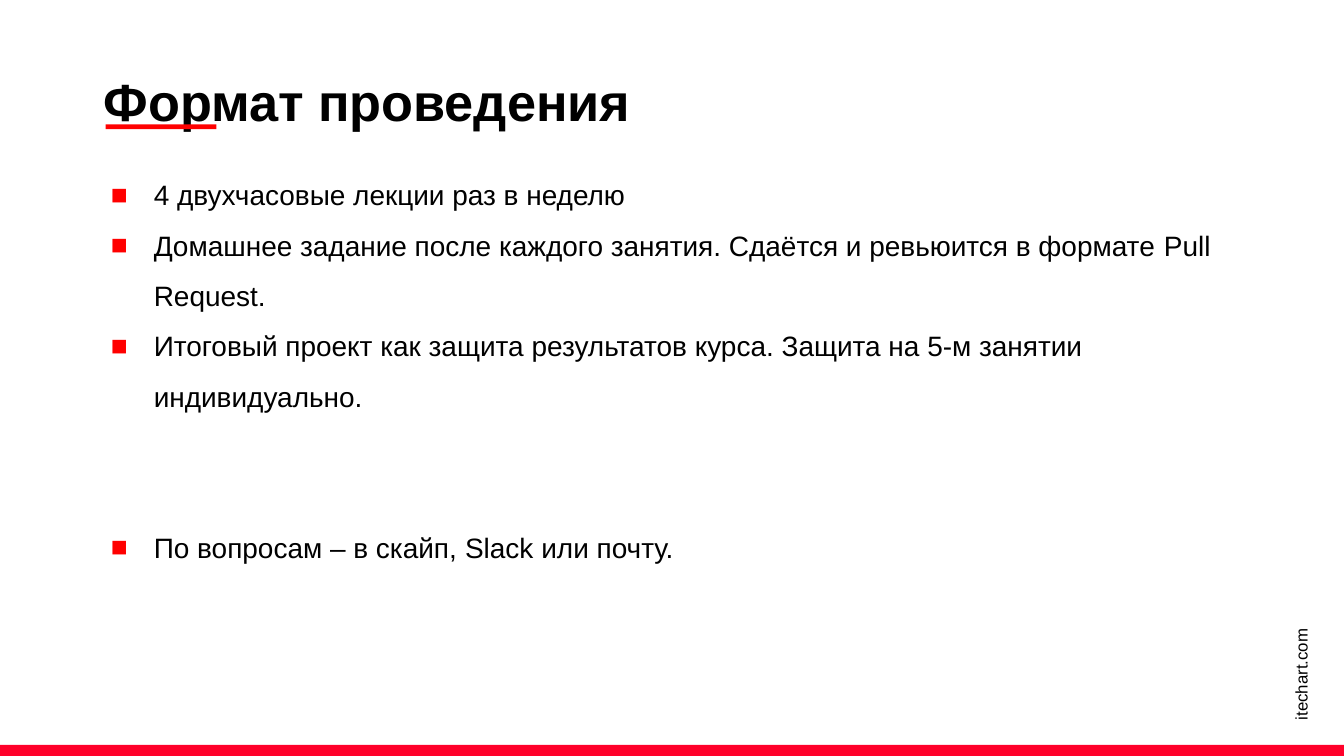
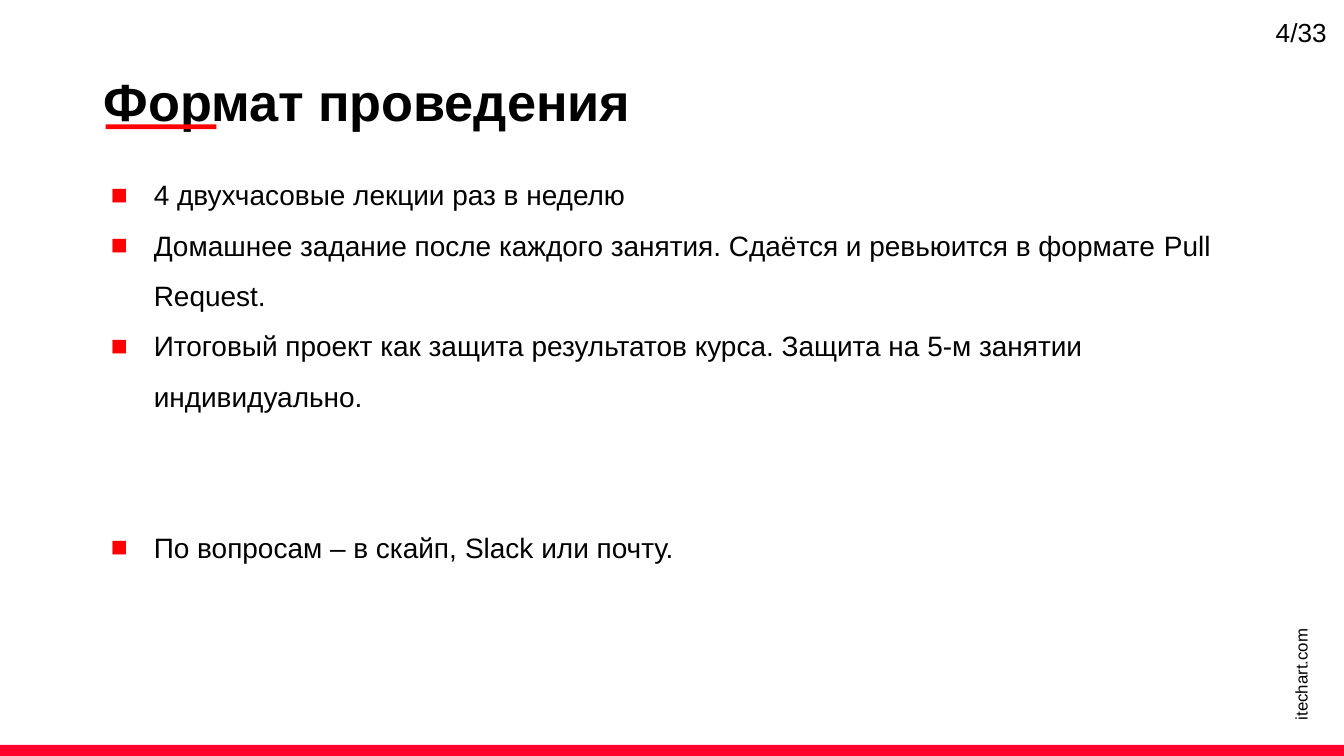
Before and after one commit to latushkin-itechart/vue-workshop, a slide deck: slide 4 of L1/L1.pptx. Drawn at 1344x756 pixels with LibreOffice and Linux fonts; fonts in the diff are those of the drawing. Boxes give left, top, right and bottom in pixels: in the first picture for what was removed or moved away, otherwise in the second. Text is boxed around its words. In the diff, an @@ line names an element or a change of style, - is before the commit and + after.

```diff
--- a/L1/L1.pptx
+++ b/L1/L1.pptx
@@ text added at [1276,23,1327,43], 14 pt, text #000000 @@
+4/33
```
Also in this commit, not shown: 10 other slides changed, 20 slides added, 10 slides removed, 38 other files.
